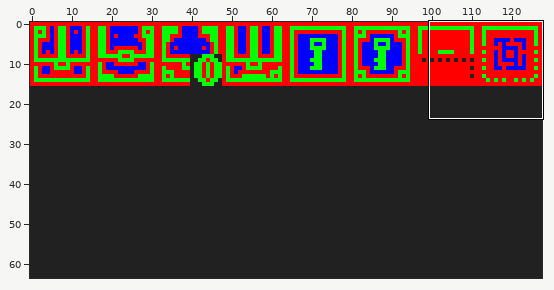
One commit to this sprite sheet: gfx/sheet1.png. The first picture is a wide view before the edit; the outline marks the close-up.
Close-up. Earlier state:
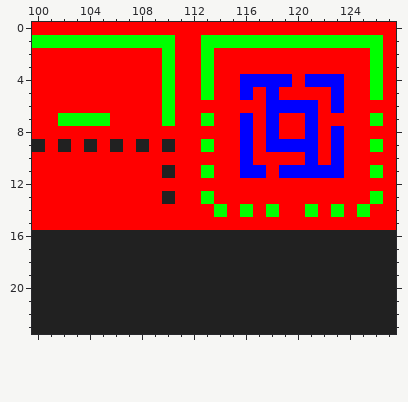
The file is 128x64 pixels. Shown: x 100..127, y 0..23.
The result:
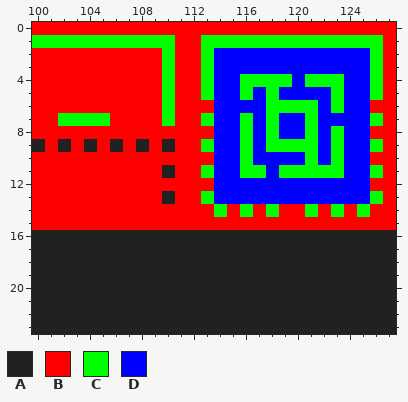
Palette (. is transparent): A #212121  B #ff0000  C #00ff00  D #0000ff
Log entry: More visible garbage blocks.
The edit:
Changed rows in their new state; - is an unchanged pixel.
first column x 114:
 2 DDDDDDDDDDDD
 3 DDDDDDDDDDDD
 4 DDCCCCDCCCDD
 5 DDCDCDDDDCDD
 6 DDDDCCCCDCDD
 7 DDCDCDDCDDDD
 8 DDCDCDDCDCDD
 9 DDCDCCCCDCDD
10 DDCDDDDCDCDD
11 DDCCDCCCCCDD
12 DDDDDDDDDDDD
13 DDDDDDDDDDDD
